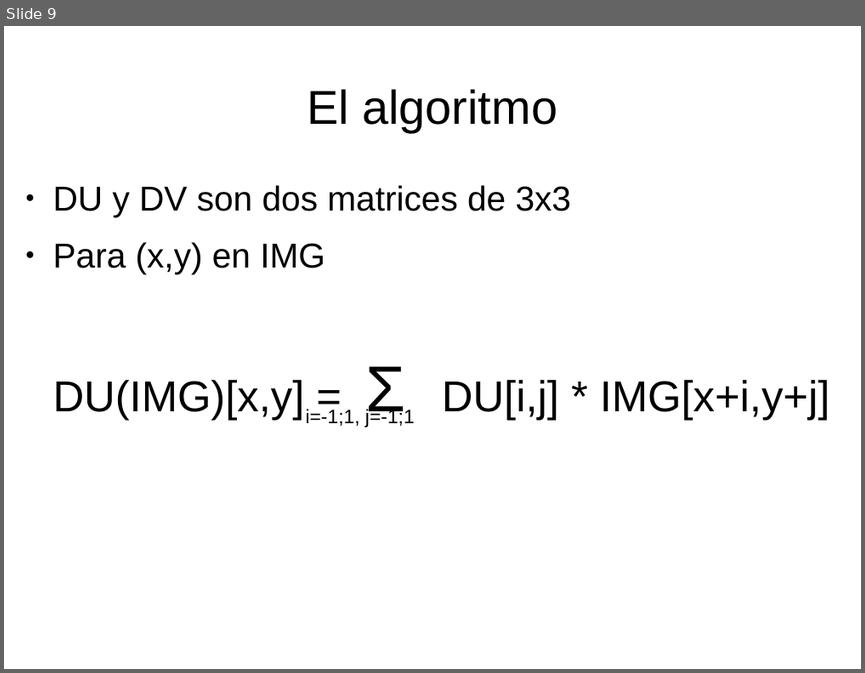
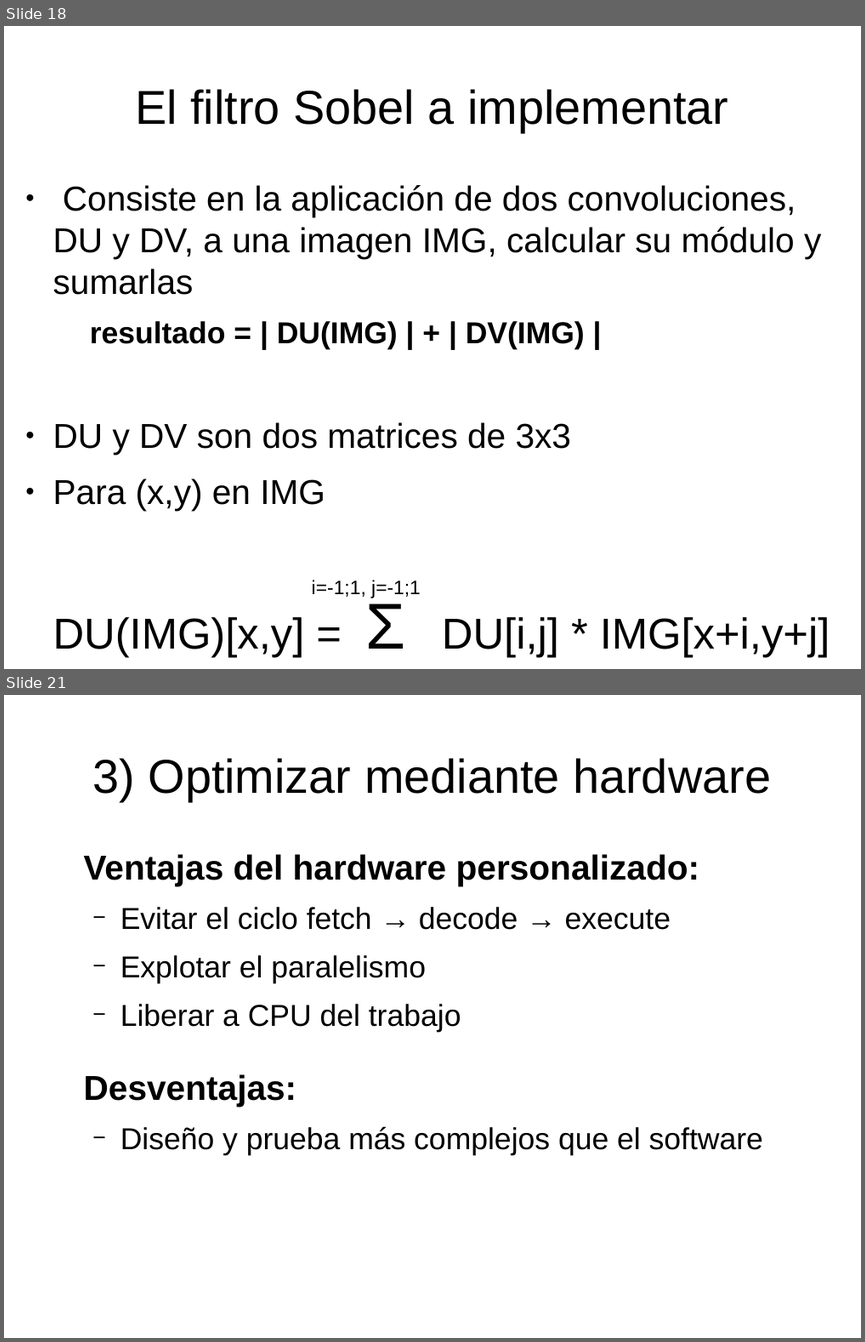
Before and after one commit to miguelgarcia/sase2017-hls-video, a slide deck: presentacion.odp. Shown one above the other, each under a label of ours: slide 9 before the commit, slides 18 and 21 after it; the slides between them are not shown. The pictures are 865x673 and 865x1342 pixels, drawn with LibreOffice and Linux fonts; fonts in the diff are those of the drawing. Boxes give left, top, right and bottom in pixels: in the first picture for what was removed or moved away, otherwise in the second. Text is boxed around its words. In the diff, an @@ line names an element or a change of style, - is before the commit and + after.

```diff
--- a/presentacion.odp
+++ b/presentacion.odp
@@ slide 21 added at [4, 695, 861, 1338], background #FFFFFF @@
@@ title added at [93, 758, 771, 801], 44 pt, text #000000 @@
+3) Optimizar mediante hardware
@@ text added at [84, 854, 700, 1032], 28 pt, text #000000 @@
+Ventajas del hardware personalizado:
+  − Evitar el ciclo fetch → decode → execute
+  − Explotar el paralelismo
+  − Liberar a CPU del trabajo
@@ text added at [84, 1074, 763, 1156], 28 pt, text #000000 @@
+Desventajas:
+  − Diseño y prueba más complejos que el software
@@ what was slide 9 is now slide 18 @@
@@ slide 18 changed as well @@
@@ title at [135, 89, 728, 132]: text changed @@
-El algoritmo
+El filtro Sobel a implementar
@@ text at [53, 185, 821, 349]: paragraphs added @@
+● Consiste en la aplicación de dos convoluciones, DU y DV, a una imagen IMG, calcular su módulo y sumarlas
+  resultado = | DU(IMG) | + | DV(IMG) |
@@ text "i=-1;1, j=-1;1": place and size @@
-text "i=-1;1, j=-1;1" at [306, 408, 415, 427]
+text "i=-1;1, j=-1;1" at [312, 579, 420, 598]
```
Also in this commit, not shown: 7 other slides changed, 23 other slides added.
